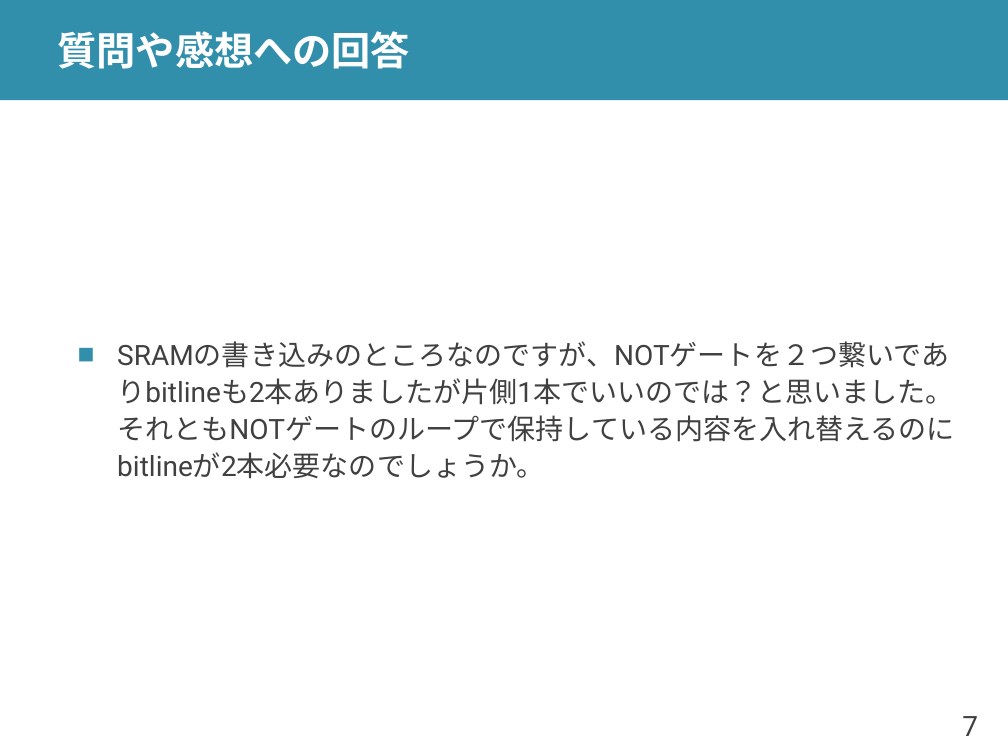
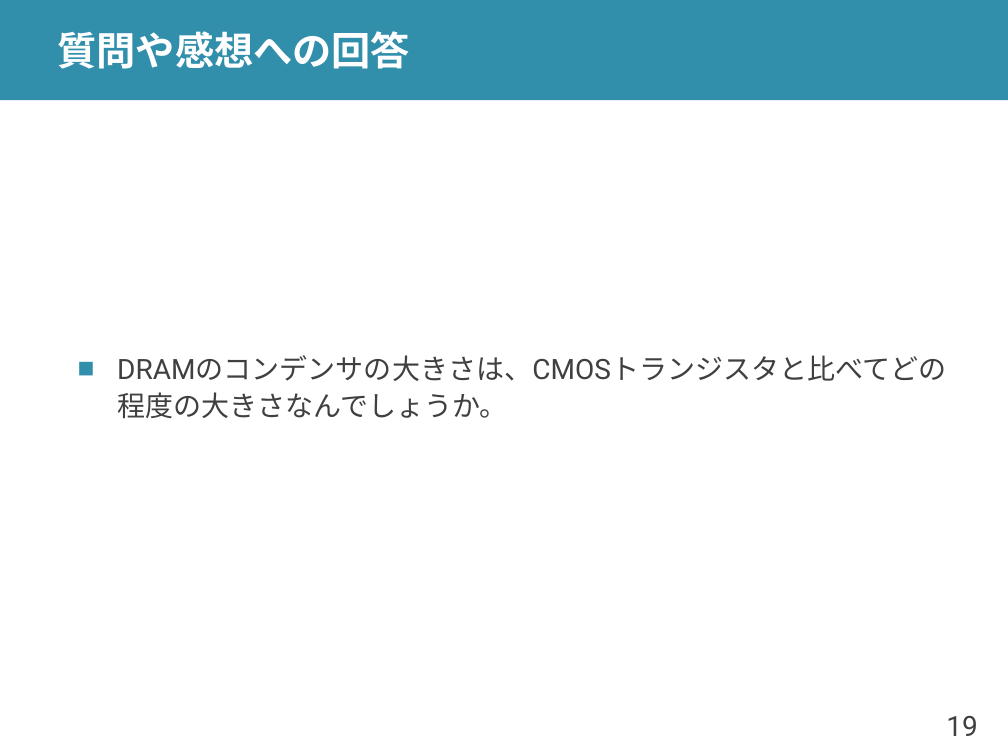
Before and after one commit to shioyadan/advanced-computer-organization, a slide deck: slide 19 of aco-shioya-08.pptx (slide 7 before the commit). Drawn at 1008x756 pixels with LibreOffice and Linux fonts; fonts in the diff are those of the drawing. Boxes give left, top, right and bottom in pixels: in the first picture for what was removed or moved away, otherwise in the second. Text is boxed around its words. In the diff, an @@ line names an element or a change of style, - is before the commit and + after.

```diff
--- a/aco-shioya-08.pptx
+++ b/aco-shioya-08.pptx
@@ text at (117,355,946,418): text changed @@
-■ SRAMの書き込みのところなのですが、NOTゲートを２つ繋いでありbitlineも2本ありましたが片側1本でいいのでは？と思いました。それともNOTゲートのループで保持している内容を入れ替えるのにbitlineが2本必要なのでしょうか。
+■ DRAMのコンデンサの大きさは、CMOSトランジスタと比べてどの程度の大きさなんでしょうか。
@@ page number at (946,716,977,736): text changed @@
-7
+19
```
Also in this commit, not shown: 24 other slides changed, 7 slides added, 2 slides removed, 1 other file.
